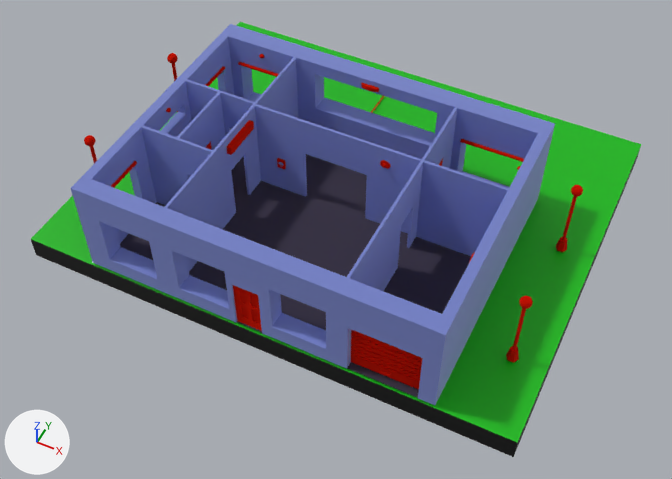
Renders of the Blender file Blender/House.blend from each side of a commit.
Rendered twice from a 50 mm lens placed at (1.02, -2.85, 3.11), pointed at (-0.13, -0.54, 0.23). Every picture has the same lights, and +X, +Y and +Z are marked at lower left.

Objects in the first picture: 'Cilindro.004', 'Cilindro.007', 'Cilindro.008', 'Cilindro.014', 'Cube.001', 'Cubo', 'Cubo.007', 'Cubo.008', 'maquetaSTL', 'porton', 'puerta'.
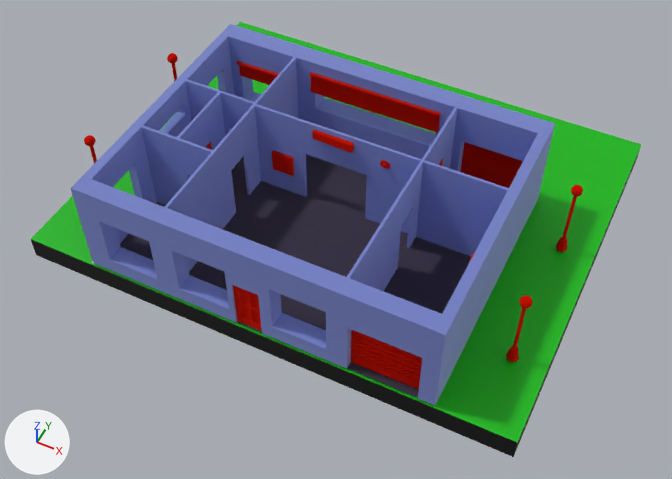
What differs and where, as boxes (x1, y1, x2, y2) in the pictures (672 x 479 px):
'Cilindro.014', moved, rescaled (102% wider, 142% taller)
    before: (460, 139, 524, 162)
    after: (310, 76, 440, 133)
'porton.001', added (red)
    after: (460, 142, 523, 188)
'Cubo.007', moved, rescaled (21% narrower, 25% shorter)
    before: (226, 120, 254, 155)
    after: (272, 150, 294, 176)
'Cilindro.005', added (red)
    after: (309, 72, 441, 116)
'Cubo.001', added (red)
    after: (312, 130, 354, 153)
'Cilindro.015', added
    after: (239, 65, 276, 85)
'Cilindro.008', deleted
    before: (111, 161, 137, 188)
'Cilindro.004', deleted
    before: (361, 83, 379, 92)
'Cilindro.007', deleted
    before: (205, 66, 225, 86)
'Cubo.008', deleted
    before: (277, 158, 286, 169)

Diff of the bpy script that builds the scene:
```diff
--- a/Blender/House.blend.py
+++ b/Blender/House.blend.py
@@ ob_cilindro_004 @@
-ob_cilindro_004 = bpy.data.objects.new('Cilindro.004', me_cilindro_004)
@@ ob_cilindro_007 @@
-ob_cilindro_007 = bpy.data.objects.new('Cilindro.007', me_cilindro_007)
@@ ob_cilindro_008 @@
-ob_cilindro_008 = bpy.data.objects.new('Cilindro.008', me_cilindro_008)
@@ ob_cilindro_014 @@
 ob_cilindro_014 = bpy.data.objects.new('Cilindro.014', me_cilindro_014)
-ob_cilindro_014.location = (0.417, -0.095, 0.556)
+ob_cilindro_014.location = (-0.061, -0.095, 0.6)
 ob_cilindro_014.rotation_euler = (1.341, -1.569, 0.234)  # degrees (77, -90, 13)
-ob_cilindro_014.scale = (0.00279, 0.00278, 0.00279)
+ob_cilindro_014.scale = (0.0198, 0.00722, -0.000702)
@@ ob_cubo_007 @@
 ob_cubo_007 = bpy.data.objects.new('Cubo.007', me_cubo_006)
-ob_cubo_007.location = (-0.539, -0.572, 0.654)
+ob_cubo_007.location = (-0.43, -0.437, 0.451)
 ob_cubo_007.rotation_euler = (0.0, 0.0, 1.571)  # degrees (0, 0, 90)
-ob_cubo_007.scale = (0.00279, 0.00277, 0.00279)
+ob_cubo_007.scale = (0.000347, 0.0124, 0.00723)
@@ ob_cubo_008 @@
-ob_cubo_008 = bpy.data.objects.new('Cubo.008', me_cubo_018)
@@ ob_cubo_001 @@
+ob_cubo_001 = bpy.data.objects.new('Cubo.001', me_cubo_001)  # 24 vertices, 12 faces; spans x -31.1..31.1, y -3.8..3.8, z -6.6..6.6; in mat_puerta_008 (red #e7280e)
+ob_cubo_001.location = (-0.197, -0.441, 0.669)
+ob_cubo_001.rotation_euler = (0.0, 0.0, -0.0331)  # degrees (0, 0, -1.9)
+ob_cubo_001.scale = (0.00279, 0.00277, 0.00279)
@@ ob_cilindro_015 @@
+ob_cilindro_015 = bpy.data.objects.new('Cilindro.015', me_cilindro_016)  # 386 vertices, 316 faces; spans x -2.3..2.3, y -23.6..57.7, z -2.7..2.7; in mat_puerta_005 (red #e7280e)
+ob_cilindro_015.location = (-0.67, -0.09, 0.549)
+ob_cilindro_015.rotation_euler = (1.341, -1.569, 0.234)  # degrees (77, -90, 13)
+ob_cilindro_015.scale = (0.0154, 0.00286, -0.000702)
@@ ob_cilindro_005 @@
+ob_cilindro_005 = bpy.data.objects.new('Cilindro.005', me_cilindro_005)  # 386 vertices, 316 faces; spans x -2.3..2.3, y -23.6..57.7, z -2.7..2.7; in mat_puerta_003 (red #e7280e)
+ob_cilindro_005.location = (-0.061, -0.097, 0.654)
+ob_cilindro_005.rotation_euler = (1.341, -1.569, 0.234)  # degrees (77, -90, 13)
+ob_cilindro_005.scale = (0.00279, 0.00722, 0.00279)
@@ ob_porton_001 @@
+ob_porton_001 = bpy.data.objects.new('porton.001', me_porton_001)  # 908 vertices, 674 faces; spans x 0.0..100.0, y -8.0..0.0, z -7.4..80.0; in mat_puerta_001 (red #e7280e)
+ob_porton_001.location = (0.487, -0.038, 0.317)
+ob_porton_001.rotation_euler = (-0.00968, 0.0000495, -3.134)  # degrees (-0.6, 0, -180)
+ob_porton_001.scale = (0.00278, 0.00284, 0.00282)
```
